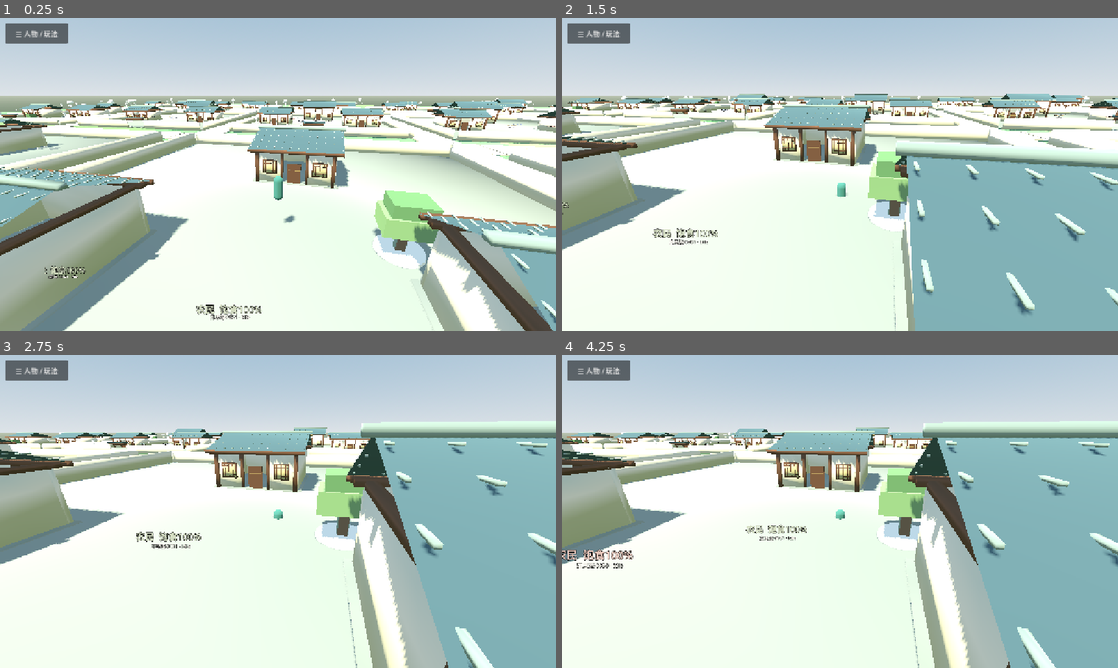
Above: before the commit, frames 1-4 (two rows, left to right).
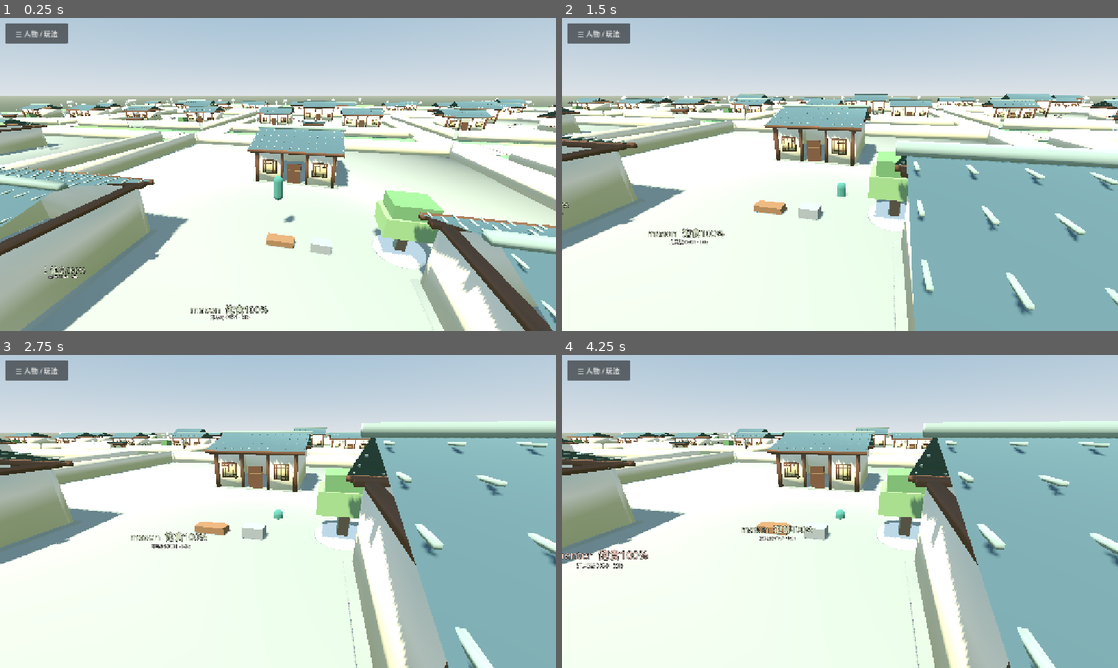
Above: after the commit, the same moments.

Repository: 160701541-cell/xinyanshuo
Game: Godot game, scene res://scenes/main.tscn
Two runs of this game, one before a commit and one after it. Both use one fixed random seed, a clock stepped at 60 frames per second and the inputs below.
Inputs (mouse positions are in pixels of both pictures, inside the frame that each line leads up to):
- Up to frame 1 (0.25 s): no input
- Up to frame 2 (1.5 s): move the mouse to (962, 158) at 0.52 s; hold D 0.53-1.25 s; hold Shift 0.53-1.25 s; click (962, 158) at 0.67 s; drag from (728, 190) to (812, 237) at 1.27 s
- Up to frame 3 (2.75 s): move the mouse to (333, 442) at 2.02 s; hold D from 2.03 s (still down); hold Shift from 2.03 s (still down)
- Up to frame 4 (4.25 s): release D at 2.75 s; release Shift at 2.75 s; drag from (812, 574) to (673, 464) at 2.77 s; move the mouse to (1006, 558) at 3.52 s; hold A from 3.53 s (still down); hold Shift from 3.53 s (still down)

The runs differ from the first frame. In frame 1, 0.6% of the frame differs, in the area x 8-93%, y 30-95%; in frame 2, 0.7%; in frame 3, 0.7%; in frame 4, 0.9%, in the area x 0-56%, y 27-66%.

Commit message:
feat(world): actual 80 NPCs include carpenters/masons/builders, autonomously build real structures from finished materials; remove HD2D scene premise

Diff:
--- a/game-source/godot3d/scripts/world_main.gd
+++ b/game-source/godot3d/scripts/world_main.gd
@@ -12,6 +12,7 @@
 const LifeSim = preload("res://scripts/worldbox_life_sim.gd")
 const Worksites = preload("res://scripts/worldbox_visible_worksite.gd")
 const AutonomousDirector = preload("res://scripts/autonomous_village_director.gd")
+const NPCBuilding = preload("res://scripts/npc_building_system.gd")
 # Authentic earlier Canglan 3D economy/identity source has been audited and
 # safely migrated to the PUBLIC repository without any signing credentials.
 const OriginalWorldState = preload("res://scripts/world_state.gd")
@@ -25,6 +26,7 @@
 var life_sim: RefCounted
 var visible_worksite: Node3D
 var autonomous_director: Node3D
+var npc_building_system: Node3D
 var ui_auto: Label
 var ui_work_result: Label
 var _life_last_hour: int = 12
@@ -104,8 +106,11 @@
 	life_sim.call("create_village","CL-HX-VILLAGE-0001",
 		{"homes":22,"fields":7,"food":280,"grain":100,"water":90,
 		 "wood":85,"stone":45,"clay":30,"coin":12})
+	# The world must contain actual tradesmen with their own persistent IDs.
+	# WorldX generates reusable MATERIAL surface art, not prebuilt houses.
 	var work_roles := ["farmer","woodcutter","quarryman","cook","potter",
-		"farmer","farmer","cook","woodcutter","farmer"]
+		"farmer","farmer","cook","woodcutter","farmer",
+		"carpenter","mason","builder"]
 	for n in range(citizen_nodes.size()):
 		life_sim.call("add_citizen",
 			String(citizen_nodes[n].get_meta("entity_id","")),
@@ -126,6 +131,11 @@
 	autonomous_director = AutonomousDirector.new()
 	add_child(autonomous_director)
 	autonomous_director.call("setup",life_sim,citizen_nodes)
+	# New structures come from real craftsperson NPCs, carried materials and
+	# visible building stages, NOT a pre-rendered 2D/HD2D/4-facade background.
+	npc_building_system = NPCBuilding.new()
+	add_child(npc_building_system)
+	npc_building_system.call("setup",life_sim,citizen_nodes)
 	# The actual GGUF/llama.cpp service is part of the same 3D game process.
 	# When native binary or verified weights are missing it reports disabled,
 	# never returns scripted dialog disguised as AI.
@@ -381,7 +391,7 @@
 	stack.size_flags_horizontal = Control.SIZE_EXPAND_FILL
 	ui_scroller.add_child(stack)
 	var heading := Label.new()
-	heading.text = "苍岚·人生世界 | 开源3D世界工程"
+	heading.text = "苍岚·人生世界 | NPC自主建设真实3D世界"
 	stack.add_child(heading)
 	ui_status = Label.new()
 	ui_status.text = "构建场景中"
